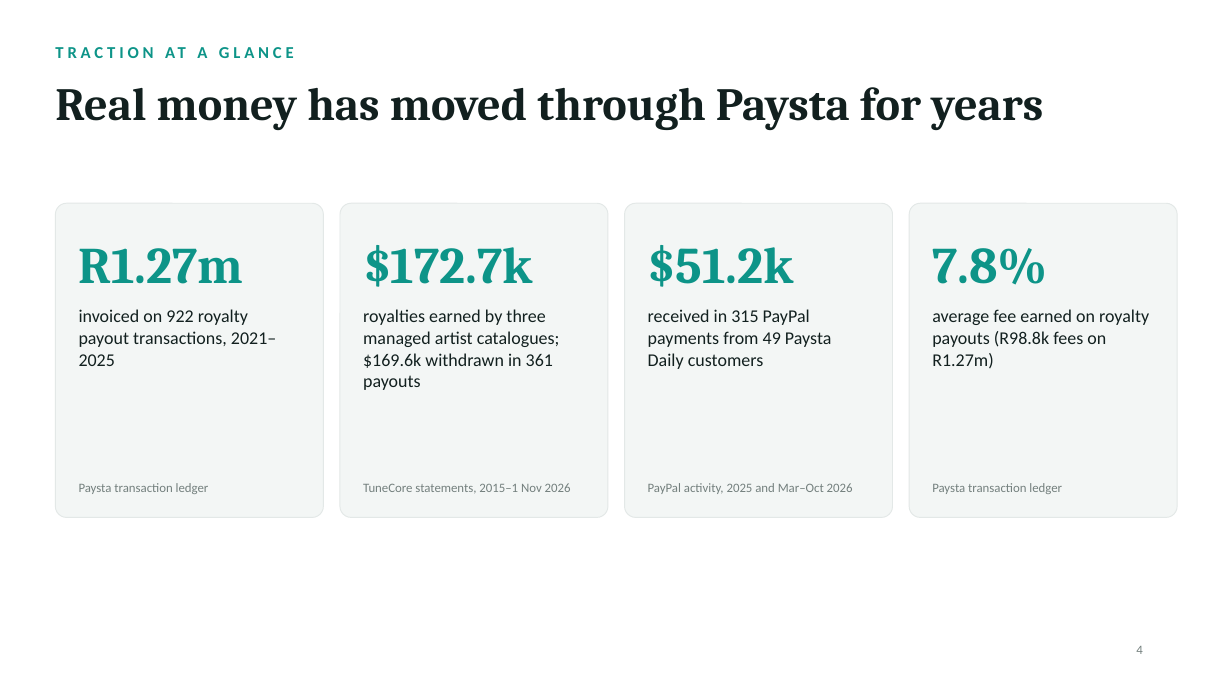
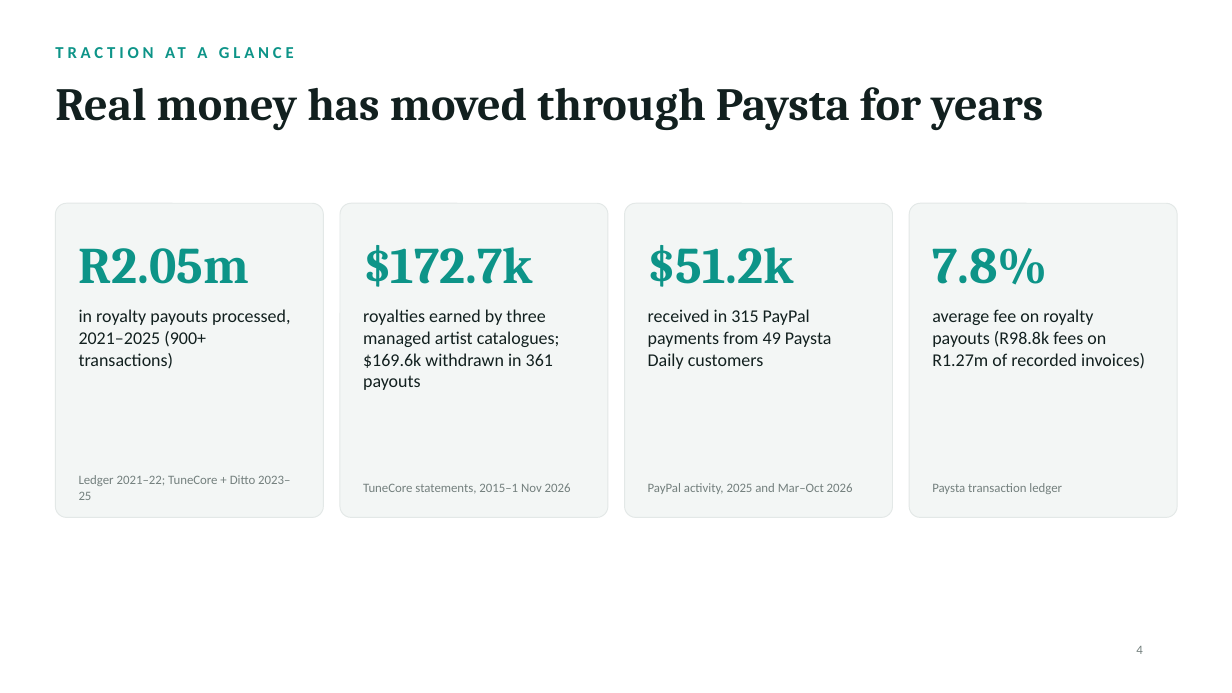
Before and after one commit to codeninja2020/paysta-investor, a slide deck: slide 4 of Paysta_Investor_Deck.pptx. Drawn at 1232x693 pixels with LibreOffice and Linux fonts; fonts in the diff are those of the drawing. Boxes give left, top, right and bottom in pixels: in the first picture for what was removed or moved away, otherwise in the second. Text is boxed around its words. In the diff, an @@ line names an element or a change of style, - is before the commit and + after.

```diff
--- a/Paysta_Investor_Deck.pptx
+++ b/Paysta_Investor_Deck.pptx
@@ text at (79,248,249,284): text changed @@
-R1.27m
+R2.05m
@@ text at (79,309,290,369): text changed @@
-invoiced on 922 royalty payout transactions, 2021–2025
+in royalty payouts processed, 2021–2025 (900+ transactions)
@@ text at (932,309,1145,369): text changed @@
-average fee earned on royalty payouts (R98.8k fees on R1.27m)
+average fee on royalty payouts (R98.8k fees on R1.27m of recorded invoices)
@@ text at (79,475,290,500): text changed @@
-Paysta transaction ledger
+Ledger 2021–22; TuneCore + Ditto 2023–25
```
Also in this commit, not shown: 1 other slide changed, 1 other file.
